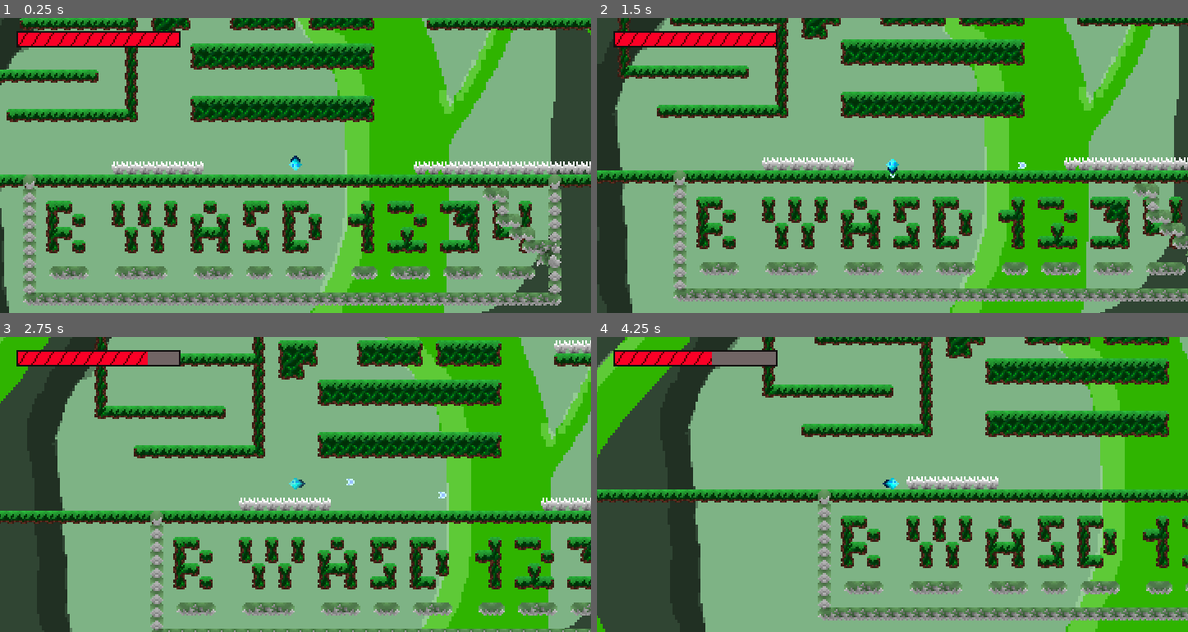
Above: before the commit, frames 1-4 (two rows, left to right).
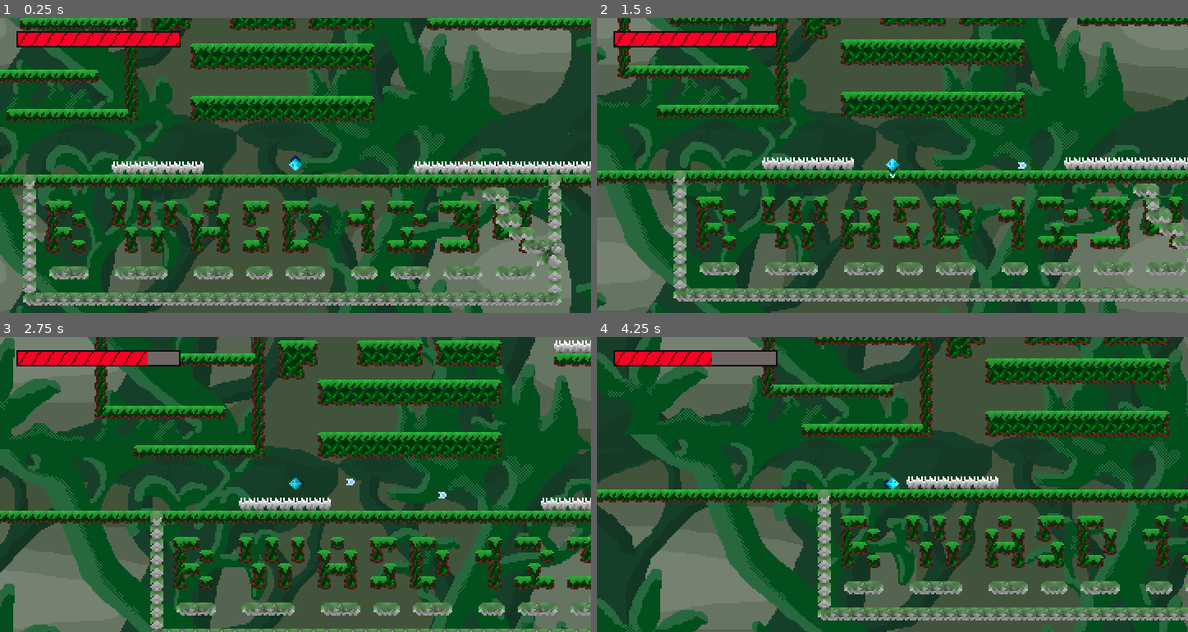
Above: after the commit, the same moments.

Repository: Elaech/GameDesign
Game: Godot game, scene res://Levels/FirstJungleUnderground.tscn
The game is run twice, just before and just after one commit, with the same random seed, the same clock (stepped at 60 frames per second) and the same inputs.
Inputs:
- Up to frame 1 (0.25 s): no input
- Up to frame 2 (1.5 s): hold D 0.53-1.28 s; hold R 0.53-1.28 s; hold S from 1.28 s (still down); tap 1 at 1.35 s
- Up to frame 3 (2.75 s): release S at 2.03 s; hold D from 2.03 s (still down); hold 2 from 2.03 s (still down)
- Up to frame 4 (4.25 s): release D at 2.78 s; release 2 at 2.78 s; hold W 2.78-3.53 s; tap 3 at 2.85 s; hold A from 3.53 s (still down); hold R from 3.53 s (still down)

The runs differ from the first frame. In frame 1, 68% of the frame differs, in the area x 0-100%, y 0-100%; in frame 2, 70%; in frame 3, 73%; in frame 4, 74%.

Commit message:
Parallax Beta v1 added in-game

Diff:
--- a/DroneGame/Levels/FirstJungleUnderground.tscn
+++ b/DroneGame/Levels/FirstJungleUnderground.tscn
@@ -6,9 +6,10 @@
 [ext_resource path="res://WorldObjects/SpikesTilemap.tscn" type="PackedScene" id=4]
 [ext_resource path="res://Textures/RepeatingForest3.png" type="Texture" id=5]
 [ext_resource path="res://Textures/someStone1.png" type="Texture" id=6]
-[ext_resource path="res://Textures/Layer1ForstParallax.png" type="Texture" id=7]
-[ext_resource path="res://Textures/Layer2ForstParallax.png" type="Texture" id=8]
+[ext_resource path="res://Textures/BetaParallaxLayer3.png" type="Texture" id=7]
+[ext_resource path="res://Textures/BetaParallaxLayer2.png" type="Texture" id=8]
 [ext_resource path="res://WorldObjects/BumpEnemy.tscn" type="PackedScene" id=9]
+[ext_resource path="res://Textures/BetaParallaxLayer1.png" type="Texture" id=10]
 
 [node name="World" type="Node2D"]
 
@@ -42,27 +43,40 @@
 [node name="Spikes" parent="." instance=ExtResource( 4 )]
 tile_data = PoolIntArray( -983030, 1, 0, -983029, 1, 0, -983028, 1, 0, -983027, 1, 0, -983026, 1, 0, -983025, 1, 0, -98 …(607 unchanged characters)…
 
-[node name="ParallaxLayer1" type="ParallaxBackground" parent="."]
-scroll_base_scale = Vector2( 0.5, 0.5 )
+[node name="Parallax3" type="ParallaxBackground" parent="."]
+layer = -98
+scroll_base_scale = Vector2( 0.7, 0.7 )
 
-[node name="ParallaxLayer" type="ParallaxLayer" parent="ParallaxLayer1"]
-motion_mirroring = Vector2( 900, 500 )
+[node name="ParallaxLayer" type="ParallaxLayer" parent="Parallax3"]
+motion_mirroring = Vector2( 900, 300 )
 
-[node name="Sprite" type="Sprite" parent="ParallaxLayer1/ParallaxLayer"]
-position = Vector2( 37.5, -54.5 )
-scale = Vector2( 1.50833, 1.66333 )
+[node name="Sprite" type="Sprite" parent="Parallax3/ParallaxLayer"]
 texture = ExtResource( 7 )
+region_enabled = true
+region_rect = Rect2( 0, 0, 900, 300 )
 
-[node name="ParallaxBackground" type="ParallaxBackground" parent="."]
+[node name="Parallax2" type="ParallaxBackground" parent="."]
+layer = -99
 scroll_base_scale = Vector2( 0.8, 0.8 )
 
-[node name="ParallaxLayer2" type="ParallaxLayer" parent="ParallaxBackground"]
-motion_mirroring = Vector2( 900, 500 )
+[node name="ParallaxLayer" type="ParallaxLayer" parent="Parallax2"]
+motion_mirroring = Vector2( 900, 300 )
 
-[node name="Sprite" type="Sprite" parent="ParallaxBackground/ParallaxLayer2"]
-position = Vector2( 37.5, -54.5 )
-scale = Vector2( 1.50833, 1.66333 )
+[node name="Sprite" type="Sprite" parent="Parallax2/ParallaxLayer"]
 texture = ExtResource( 8 )
+region_enabled = true
+region_rect = Rect2( 0, 0, 900, 300 )
+
+[node name="Parallax1" type="ParallaxBackground" parent="."]
+scroll_base_scale = Vector2( 0.9, 0.9 )
+
+[node name="ParallaxLayer" type="ParallaxLayer" parent="Parallax1"]
+motion_mirroring = Vector2( 900, 300 )
+
+[node name="Sprite" type="Sprite" parent="Parallax1/ParallaxLayer"]
+texture = ExtResource( 10 )
+region_enabled = true
+region_rect = Rect2( 0, 0, 900, 300 )
 
 [node name="Bumper" parent="." instance=ExtResource( 9 )]
 position = Vector2( -252, -180 )
@@ -78,3 +92,81 @@
 
 [node name="Bumper5" parent="." instance=ExtResource( 9 )]
 position = Vector2( -380, -4 )
+
+[node name="Bumper6" parent="." instance=ExtResource( 9 )]
+position = Vector2( 40, -131 )
+
+[node name="Bumper7" parent="." instance=ExtResource( 9 )]
+position = Vector2( 238, -174 )
+
+[node name="Bumper8" parent="." instance=ExtResource( 9 )]
+position = Vector2( 454, -39 )
+
+[node name="Bumper9" parent="." instance=ExtResource( 9 )]
+position = Vector2( 842, -13 )
+
+[node name="Bumper10" parent="." instance=ExtResource( 9 )]
+position = Vector2( 1198, -30 )
+
+[node name="Bumper11" parent="." instance=ExtResource( 9 )]
+position = Vector2( 1213, -39 )
+
+[node name="Bumper12" parent="." instance=ExtResource( 9 )]
+position = Vector2( 1193, -11 )
+
+[node name="Bumper13" parent="." instance=ExtResource( 9 )]
+position = Vector2( 1798, 29 )
+
+[node name="Bumper14" parent="." instance=ExtResource( 9 )]
+position = Vector2( 1774, 33 )
+
+[node name="Bumper15" parent="." instance=ExtResource( 9 )]
+position = Vector2( 1775, -11 )
+
+[node name="Bumper16" parent="." instance=ExtResource( 9 )]
+position = Vector2( 2242, 182 )
+
+[node name="Bumper17" parent="." instance=ExtResource( 9 )]
+position = Vector2( 2241, 147 )
+
+[node name="Bumper18" parent="." instance=ExtResource( 9 )]
+position = Vector2( 2379, 176 )
+
+[node name="Bumper19" parent="." instance=ExtResource( 9 )]
+position = Vector2( 2353, 197 )
+
+[node name="Bumper20" parent="." instance=ExtResource( 9 )]
+position = Vector2( 2374, 157 )
+
+[node name="Bumper21" parent="." instance=ExtResource( 9 )]
+position = Vector2( 2285, 185 )
+
+[node name="Bumper22" parent="." instance=ExtResource( 9 )]
+position = Vector2( 2949, -155 )
+
+[node name="Bumper23" parent="." instance=ExtResource( 9 )]
+position = Vector2( 2936, -144 )
+
+[node name="Bumper24" parent="." instance=ExtResource( 9 )]
+position = Vector2( 3157, -247 )
+
+[node name="Bumper25" parent="." instance=ExtResource( 9 )]
+position = Vector2( 3589, -221 )
+
+[node name="Bumper26" parent="." instance=ExtResource( 9 )]
+position = Vector2( 3616, -204 )
+
+[node name="Bumper27" parent="." instance=ExtResource( 9 )]
+position = Vector2( 4090, -143 )
+
+[node name="Bumper28" parent="." instance=ExtResource( 9 )]
+position = Vector2( 4070, -155 )
+
+[node name="Bumper29" parent="." instance=ExtResource( 9 )]
+position = Vector2( 4067, -123 )
+
+[node name="Bumper30" parent="." instance=ExtResource( 9 )]
+position = Vector2( 4068, -139 )
+
+[node name="Bumper31" parent="." instance=ExtResource( 9 )]
+position = Vector2( 4066, -170 )
Not shown: 1 places in DroneGame/Levels/FirstJungleUnderground.tscn that only renumber resources
Not shown, added: DroneGame/Textures/BetaParallaxLayer1.png.import
Not shown, added: DroneGame/Textures/BetaParallaxLayer2.png.import
Not shown, added: DroneGame/Textures/BetaParallaxLayer3.png.import
